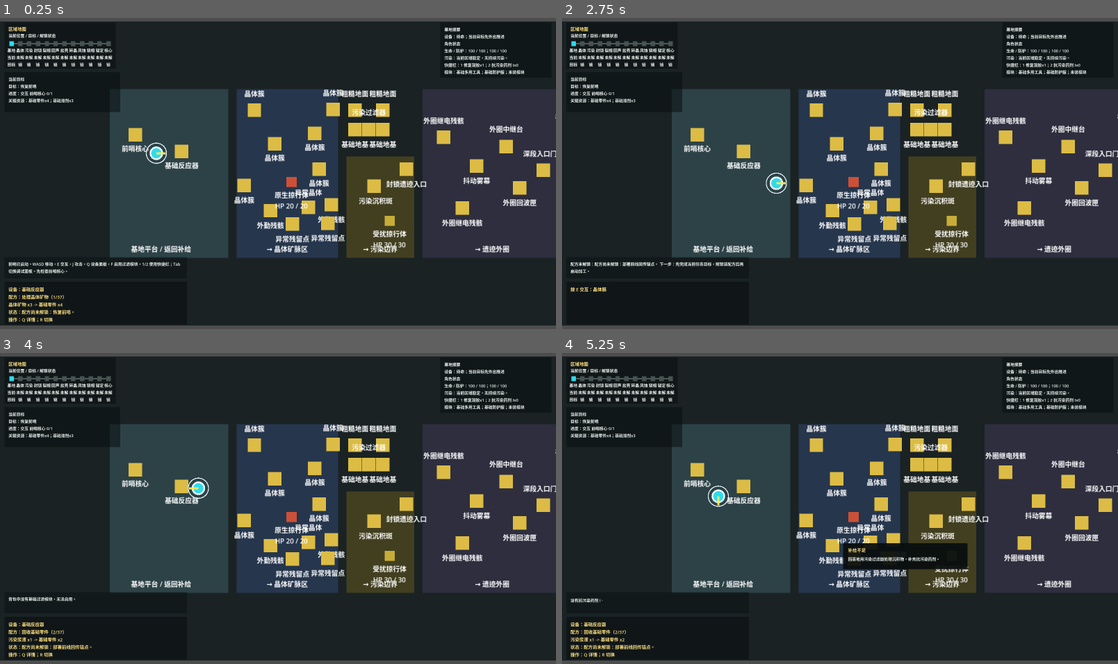
Above: before the commit, frames 1-4 (two rows, left to right).
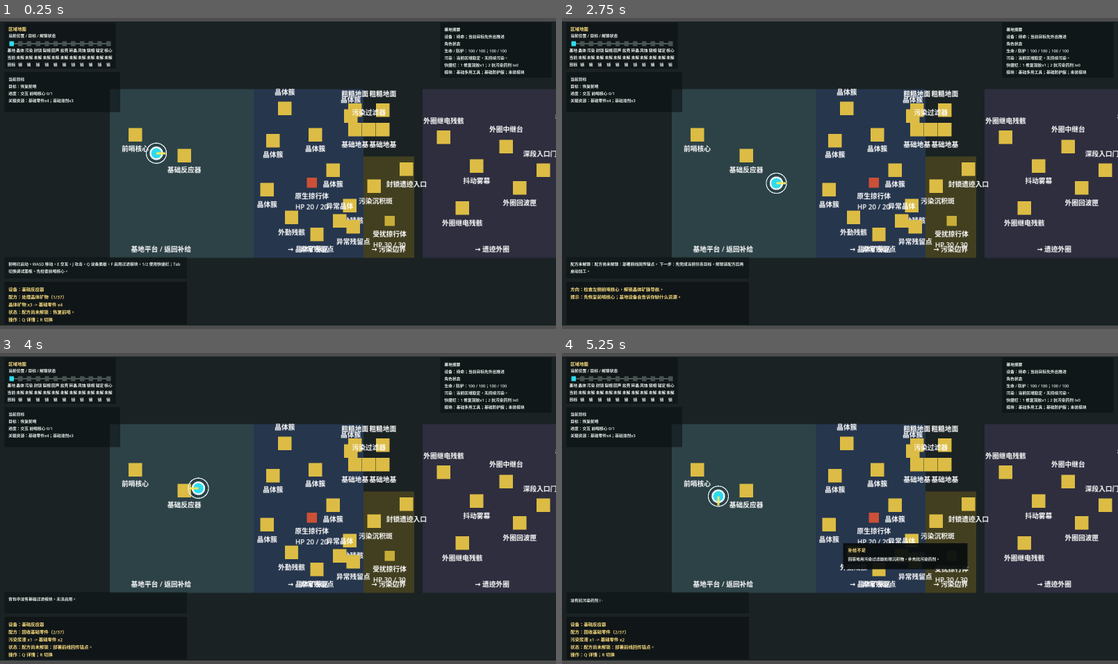
Above: after the commit, the same moments.

Repository: laugh0608/RadishCatalyst
Game: Godot game, scene res://scenes/boot/Boot.tscn
Two runs of this game, one before a commit and one after it. Both use one fixed random seed, a clock stepped at 60 frames per second and the inputs below.
Inputs (mouse positions are in pixels of both pictures, inside the frame that each line leads up to):
- Up to frame 1 (0.25 s): no input
- Up to frame 2 (2.75 s): tap Enter at 0.5 s; move the mouse to (962, 157) at 0.52 s; hold D (move_right) 0.53-1.28 s; tap J (attack) at 0.6 s; click (962, 157) at 0.67 s; move the mouse to (728, 189) at 1.27 s; hold S (move_down) 1.28-2.03 s; tap R (cycle_recipe) at 1.35 s; move the mouse to (895, 105) at 2.02 s; hold D (move_right) from 2.03 s (still down); tap E (interact) at 2.1 s
- Up to frame 3 (4 s): move the mouse to (250, 570) at 2.77 s; release D (move_right) at 2.78 s; hold W (move_up) 2.78-3.53 s; tap Q (toggle_device_panel) at 2.85 s; click (250, 570) at 2.92 s; move the mouse to (444, 555) at 3.52 s; hold A (move_left) from 3.53 s (still down); tap F (toggle_module) at 3.6 s
- Up to frame 4 (5.25 s): move the mouse to (673, 461) at 4.27 s; tap 1 (use_quick_slot_1) at 4.35 s; move the mouse to (867, 508) at 5.02 s; release A (move_left) at 5.03 s; hold S (move_down) from 5.03 s (still down); tap 2 (use_quick_slot_2) at 5.1 s; click (867, 508) at 5.17 s

The runs differ from the first frame. In frame 1, 6.3% of the frame differs, in the area x 29-73%, y 22-78%; in frame 2, 6.6%, in the area x 1-73%, y 22-91%; in frame 3, 6.3%; in frame 4, 5.4%.

Commit message:
feat: 重排基地与晶体矿脉尺度

Diff:
--- a/client/scenes/maps/VerticalSliceMap.tscn
+++ b/client/scenes/maps/VerticalSliceMap.tscn
@@ -18,19 +18,19 @@
 [node name="RegionBase" type="ColorRect" parent="."]
 offset_left = -360.0
 offset_top = -200.0
-offset_right = -80.0
+offset_right = -20.0
 offset_bottom = 200.0
 color = Color(0.176471, 0.258824, 0.278431, 1)
 
 [node name="RegionCrystal" type="ColorRect" parent="."]
-offset_left = -60.0
-offset_top = -200.0
-offset_right = 180.0
+offset_left = -20.0
+offset_top = -200.0
+offset_right = 240.0
 offset_bottom = 200.0
 color = Color(0.14902, 0.211765, 0.301961, 1)
 
 [node name="RegionPollution" type="ColorRect" parent="."]
-offset_left = 200.0
+offset_left = 240.0
 offset_top = -40.0
 offset_right = 360.0
 offset_bottom = 200.0
@@ -108,15 +108,15 @@
 horizontal_alignment = 1
 
 [node name="CrystalDirectionLabel" type="Label" parent="."]
-offset_left = -48.0
-offset_top = 166.0
-offset_right = 168.0
+offset_left = -10.0
+offset_top = 166.0
+offset_right = 230.0
 offset_bottom = 192.0
 text = "→ 晶体矿脉区"
 horizontal_alignment = 1
 
 [node name="PollutionDirectionLabel" type="Label" parent="."]
-offset_left = 204.0
+offset_left = 244.0
 offset_top = 166.0
 offset_right = 356.0
 offset_bottom = 192.0
@@ -206,7 +206,7 @@
 interaction_type = "outpost_core"
 
 [node name="BasicReactor" parent="Interactables" instance=ExtResource("3_interactable")]
-position = Vector2(-190, -52)
+position = Vector2(-184, -42)
 definition_id = "building.basic_reactor"
 interaction_type = "process_recipe"
 recipe_id = "recipe.process_crystal_ore"
@@ -249,77 +249,77 @@
 label_size = Vector2(192, 24)
 
 [node name="CrystalCluster" parent="Interactables" instance=ExtResource("3_interactable")]
-position = Vector2(30, -70)
+position = Vector2(26, -78)
 definition_id = "map_object.crystal_cluster"
 interaction_type = "gather"
 
 [node name="CrystalClusterEast" parent="Interactables" instance=ExtResource("3_interactable")]
-position = Vector2(125, -95)
+position = Vector2(126, -92)
 definition_id = "map_object.crystal_cluster"
 interaction_type = "gather"
 
 [node name="CrystalClusterSouth" parent="Interactables" instance=ExtResource("3_interactable")]
-position = Vector2(135, -10)
+position = Vector2(168, -8)
 definition_id = "map_object.crystal_cluster"
 interaction_type = "gather"
 
 [node name="CrystalClusterReserve" parent="Interactables" instance=ExtResource("3_interactable")]
-position = Vector2(-18, -150)
+position = Vector2(54, -154)
 definition_id = "map_object.crystal_cluster"
 interaction_type = "gather"
 label_offset = Vector2(-82, -52)
 label_size = Vector2(164, 24)
 
 [node name="CrystalClusterWestReserve" parent="Interactables" instance=ExtResource("3_interactable")]
-position = Vector2(-42, 28)
+position = Vector2(12, 38)
 definition_id = "map_object.crystal_cluster"
 interaction_type = "gather"
 label_offset = Vector2(-82, 22)
 label_size = Vector2(164, 24)
 
 [node name="CrystalClusterNorthEastReserve" parent="Interactables" instance=ExtResource("3_interactable")]
-position = Vector2(168, -152)
+position = Vector2(210, -136)
 definition_id = "map_object.crystal_cluster"
 interaction_type = "gather"
 label_offset = Vector2(-82, -52)
 label_size = Vector2(164, 24)
 
 [node name="RichCrystalVeinNorth" parent="Interactables" instance=ExtResource("3_interactable")]
-position = Vector2(92, -168)
+position = Vector2(146, -168)
 definition_id = "map_object.rich_crystal_vein"
 interaction_type = "gather"
 label_offset = Vector2(-82, -52)
 label_size = Vector2(164, 24)
 
 [node name="FieldWreckageNorth" parent="Interactables" instance=ExtResource("3_interactable")]
-position = Vector2(20, 88)
+position = Vector2(70, 104)
 definition_id = "map_object.field_wreckage"
 interaction_type = "gather"
 label_offset = Vector2(-82, 22)
 label_size = Vector2(164, 24)
 
 [node name="FieldWreckageEast" parent="Interactables" instance=ExtResource("3_interactable")]
-position = Vector2(164, 74)
+position = Vector2(208, 76)
 definition_id = "map_object.field_wreckage"
 interaction_type = "gather"
 label_offset = Vector2(-82, 22)
 label_size = Vector2(164, 24)
 
 [node name="AnomalyCrystal" parent="Interactables" instance=ExtResource("3_interactable")]
-position = Vector2(110, 80)
+position = Vector2(184, 112)
 definition_id = "map_object.anomaly_crystal"
 interaction_type = "sample"
 label_offset = Vector2(-72, -48)
 
 [node name="AnomalyResidueNorth" parent="Interactables" instance=ExtResource("3_interactable")]
-position = Vector2(72, 120)
+position = Vector2(130, 144)
 definition_id = "map_object.anomaly_residue_patch"
 interaction_type = "gather"
 label_offset = Vector2(-78, 22)
 label_size = Vector2(156, 24)
 
 [node name="AnomalyResidueEast" parent="Interactables" instance=ExtResource("3_interactable")]
-position = Vector2(156, 118)
+position = Vector2(216, 126)
 definition_id = "map_object.anomaly_residue_patch"
 interaction_type = "gather"
 label_offset = Vector2(-78, 22)
@@ -903,11 +903,11 @@
 [node name="Enemies" type="Node2D" parent="."]
 
 [node name="NativeSkitter" parent="Enemies" instance=ExtResource("4_enemy")]
-position = Vector2(70, 20)
+position = Vector2(118, 22)
 definition_id = "enemy.native_skitter"
 
 [node name="TreatmentSkitter" parent="Enemies" instance=ExtResource("4_enemy")]
-position = Vector2(210, -58)
+position = Vector2(222, -58)
 definition_id = "enemy.treatment_skitter"
 
 [node name="PollutedSkitter" parent="Enemies" instance=ExtResource("4_enemy")]
--- a/client/scripts/checks/quest_rules_tether_check.gd
+++ b/client/scripts/checks/quest_rules_tether_check.gd
@@ -387,7 +387,7 @@
 
 func _check_demo_stabilization_event_rules() -> void:
 	var quest_state := QuestState.create_default()
-	var updates := host.event_rules.get_region_objective_updates("region.demo_stabilization_core", quest_state)
+	var updates: Array = host.event_rules.get_region_objective_updates("region.demo_stabilization_core", quest_state)
 	host._expect_update(updates, "set", "quest.enter_demo_stabilization_core", "visit_region", "region.demo_stabilization_core", 1.0, "demo core region visit update")
 
 	updates = host.event_rules.get_defeated_enemy_objective_updates("enemy.demo_stabilization_guard")
@@ -414,7 +414,7 @@
 		BaseActionDispatchPlan.FRONTLINE_WINDOW_REVIEW_LIMIT + 1
 	)
 
-	var result := host.quest_runtime.reconcile_active_objectives(world_state, character_state)
+	var result: Dictionary = host.quest_runtime.reconcile_active_objectives(world_state, character_state)
 	host._expect_equal(bool(result.get("accepted", false)), true, "overpressure review activates demo core entry")
 	host._expect_array_has(world_state.unlocked_region_ids, "region.demo_stabilization_core", "overpressure review unlocks demo core")
 	host._expect_array_has(world_state.quest_state.active_quest_ids, "quest.enter_demo_stabilization_core", "overpressure review activates demo core entry quest")
@@ -429,7 +429,7 @@
 	character_state.current_region_id = "region.demo_stabilization_core"
 	world_state.quest_state.active_quest_ids = ["quest.enter_demo_stabilization_core"]
 
-	var result := host.quest_runtime.advance_for_region(world_state, character_state, "region.demo_stabilization_core")
+	var result: Dictionary = host.quest_runtime.advance_for_region(world_state, character_state, "region.demo_stabilization_core")
 	host._expect_array_has(world_state.quest_state.completed_quest_ids, "quest.enter_demo_stabilization_core", "enter demo core quest completes on region visit")
 	host._expect_array_has(world_state.quest_state.active_quest_ids, "quest.defeat_demo_stabilization_guard", "enter demo core activates guard quest")
 	host._expect_equal(host._result_array_size(result, "completion_feedbacks"), 1, "enter demo core emits completion feedback")
--- a/client/scripts/checks/vertical_slice_flow_check.gd
+++ b/client/scripts/checks/vertical_slice_flow_check.gd
@@ -521,7 +521,7 @@
 	var gate_character := CharacterState.create_default()
 	map.player.position = Vector2(253, 30)
 	map.update_region_presence(gate_world, gate_character)
-	_expect_equal(map.player.position.x, 195.0, "locked pollution edge should push player before visual region")
+	_expect_equal(map.player.position.x, 235.0, "locked pollution edge should push player before visual region")
 	_expect_equal(gate_world.current_region_id, "region.crystal_vein_field", "locked pollution edge should return to crystal side")
 	var unlocked_world := WorldState.create_default()
 	unlocked_world.unlock_region("region.crystal_vein_field")
--- a/client/scripts/map/vertical_slice_map.gd
+++ b/client/scripts/map/vertical_slice_map.gd
@@ -13,12 +13,12 @@
 const PLAY_BOUNDS_MAX := Vector2(4200, 200)
 const CAMERA_BOUNDS_MIN := Vector2(-620, -360)
 const CAMERA_BOUNDS_MAX := Vector2(4220, 360)
-const CRYSTAL_REGION_X := -70.0
-const CRYSTAL_GATE_RETURN_X := -85.0
-const POLLUTION_REGION_X := 200.0
-const POLLUTION_GATE_X := 220.0
+const CRYSTAL_REGION_X := -20.0
+const CRYSTAL_GATE_RETURN_X := -35.0
+const POLLUTION_REGION_X := 240.0
+const POLLUTION_GATE_X := 260.0
 const POLLUTION_DEEP_Y := -40.0
-const POLLUTION_GATE_RETURN_X := 195.0
+const POLLUTION_GATE_RETURN_X := 235.0
 const RUIN_OUTER_RING_X := 390.0
 const RUIN_GATE_RETURN_X := 355.0
 const OUTER_RING_BARRIER_X := 540.0
Not shown, changed: docs/devlogs/2026-W22.md
Not shown, changed: docs/planning/current.md
Not shown, changed: docs/planning/daily-start.md
Not shown, changed: docs/planning/demo-scope-and-playable-slice.md
Not shown, changed: scripts/check-client-scenes.ps1
